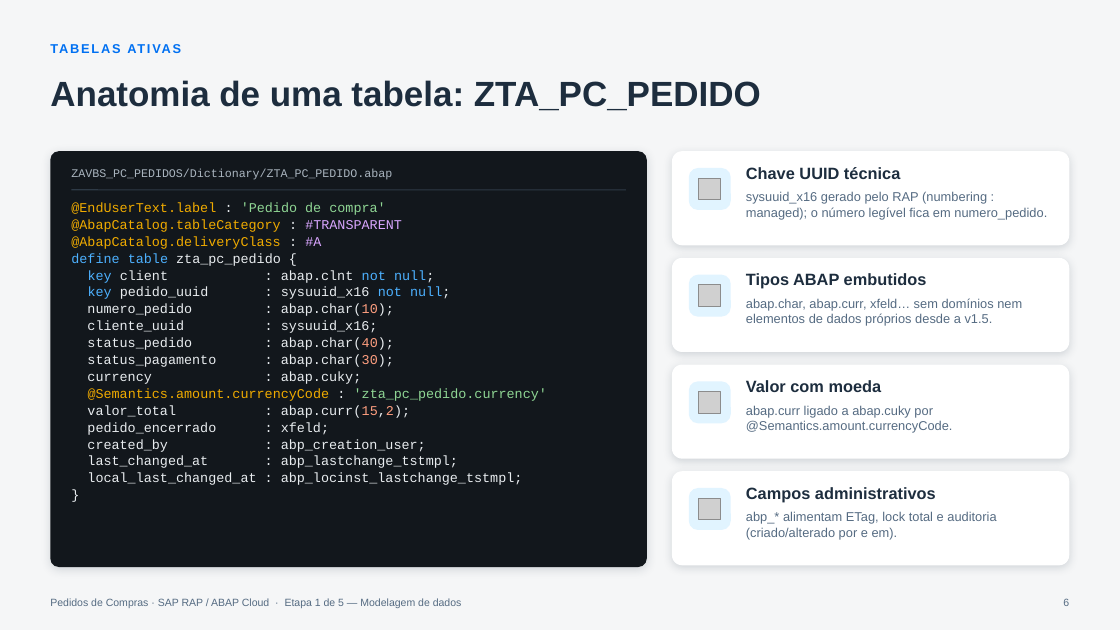
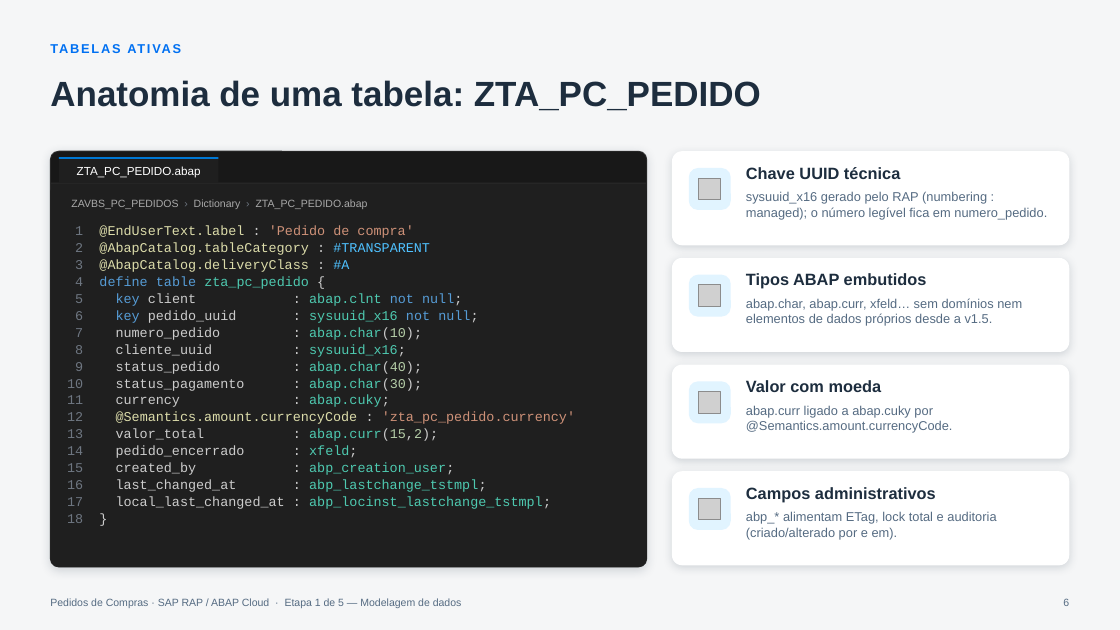
Before and after one commit to AdrianoBispo/sap-abap-rap-pedidos-de-compras-app, a slide deck: slide 6 of docs/apresentacoes/01-modelagem-de-dados.pptx. Drawn at 1120x630 pixels with LibreOffice and Linux fonts; fonts in the diff are those of the drawing; grey boxes stand for pictures. Boxes give left, top, right and bottom in pixels: in the first picture for what was removed or moved away, otherwise in the second. Text is boxed around its words. In the diff, an @@ line names an element or a change of style, - is before the commit and + after.

```diff
--- a/docs/apresentacoes/01-modelagem-de-dados.pptx
+++ b/docs/apresentacoes/01-modelagem-de-dados.pptx
@@ rounded rectangle at [50, 151, 647, 567]: fill #12171C to #181818; outline none to #2B2B2B 0.75 pt @@
@@ rectangle added at [59, 158, 218, 183], fill #1F1F1F, 10 pt, text #FFFFFF @@
+ZTA_PC_PEDIDO.abap
@@ line added from (59, 158) to (218, 158), #0078D4 1.5 pt @@
@@ rounded rectangle added at [50, 183, 647, 567], fill #1F1F1F @@
@@ line moved from (71, 190) - (626, 190) to (51, 183) - (646, 183) @@
@@ line (51, 183) - (646, 183): stroke #2E3A46 1 pt to #2B2B2B 0.75 pt @@
@@ rectangle added at [51, 183, 646, 196], fill #1F1F1F @@
@@ text at [71, 199, 368, 209]: text changed; size 10 to 9 pt; font Courier New to Arial; text colour #A9B4BE to #A9A9A9 @@
-ZAVBS_PC_PEDIDOS/Dictionary/ZTA_PC_PEDIDO.abap
+ZAVBS_PC_PEDIDOS › Dictionary › ZTA_PC_PEDIDO.abap
@@ text at [75, 226, 575, 509]: text changed; text colour #E8ECEF to #CCCCCC @@
-@EndUserText.label : 'Pedido de compra'
-@AbapCatalog.tableCategory : #TRANSPARENT
-@AbapCatalog.deliveryClass : #A
-define table zta_pc_pedido {
-key client : abap.clnt not null;
-key pedido_uuid : sysuuid_x16 not null;
-numero_pedido : abap.char(10);
-cliente_uuid : sysuuid_x16;
-status_pedido : abap.char(40);
-status_pagamento : abap.char(30);
-currency : abap.cuky;
-@Semantics.amount.currencyCode : 'zta_pc_pedido.currency'
-valor_total : abap.curr(15,2);
-pedido_encerrado : xfeld;
-created_by : abp_creation_user;
-last_changed_at : abp_lastchange_tstmpl;
-local_last_changed_at : abp_locinst_lastchange_tstmpl;
-}
+1 @EndUserText.label : 'Pedido de compra'
+2 @AbapCatalog.tableCategory : #TRANSPARENT
+3 @AbapCatalog.deliveryClass : #A
+4 define table zta_pc_pedido {
+5 key client : abap.clnt not null;
+6 key pedido_uuid : sysuuid_x16 not null;
+7 numero_pedido : abap.char(10);
+8 cliente_uuid : sysuuid_x16;
+9 status_pedido : abap.char(40);
+10 status_pagamento : abap.char(30);
+11 currency : abap.cuky;
+12 @Semantics.amount.currencyCode : 'zta_pc_pedido.currency'
+13 valor_total : abap.curr(15,2);
+14 pedido_encerrado : xfeld;
+15 created_by : abp_creation_user;
+16 last_changed_at : abp_lastchange_tstmpl;
+17 local_last_changed_at : abp_locinst_lastchange_tstmpl;
+18 }
```
Also in this commit, not shown: 1 other slide changed, 4 other files.
